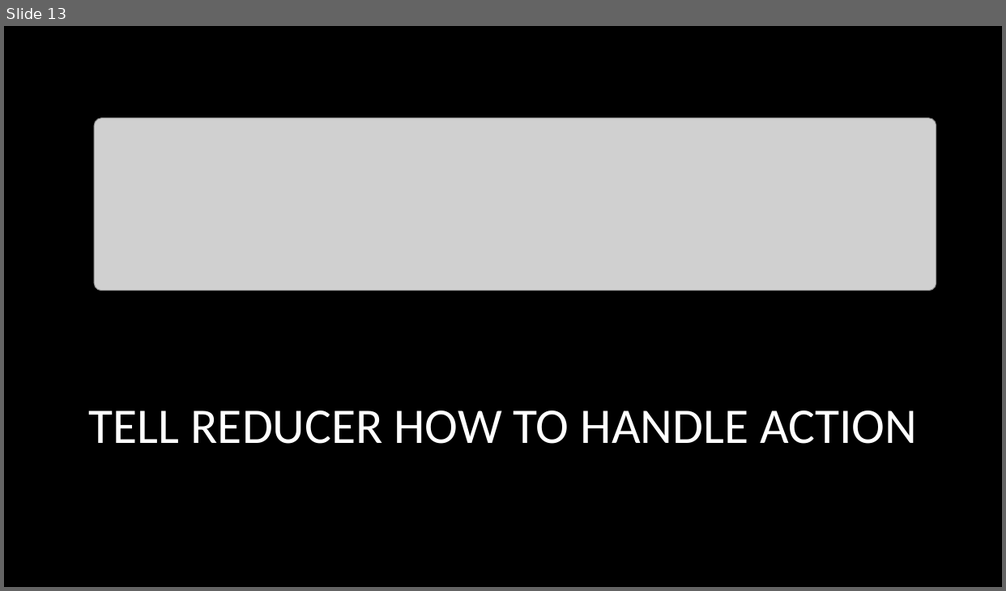
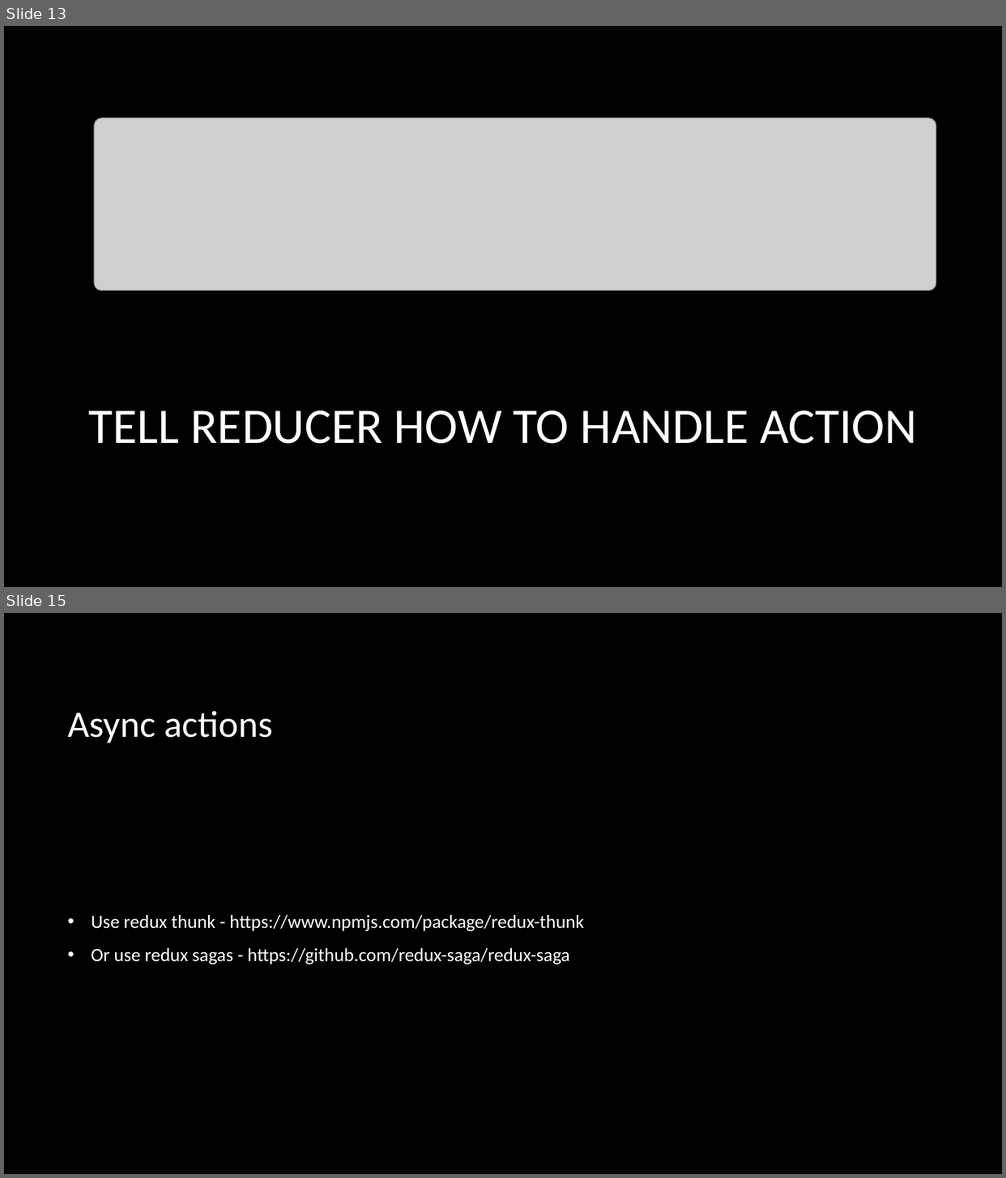
Before and after one commit to Alexpittendrigh/Talks, a slide deck: Redux/Another Redux Talk.pptx. Shown one above the other, each under a label of ours: slide 13 before the commit, slides 13 and 15 after it; the slides between them are not shown. The pictures are 1006x591 and 1006x1178 pixels, drawn with LibreOffice and Linux fonts; fonts in the diff are those of the drawing; grey boxes stand for pictures; background and template pictures are left out. Boxes give left, top, right and bottom in pixels: in the first picture for what was removed or moved away, otherwise in the second. Text is boxed around its words. In the diff, an @@ line names an element or a change of style, - is before the commit and + after.

```diff
--- a/Redux/Another Redux Talk.pptx
+++ b/Redux/Another Redux Talk.pptx
@@ slide 15 added at bbox=[4, 613, 1002, 1174], background picture (left out) @@
@@ title added at bbox=[68, 711, 273, 743], 36 pt, text #FFFFFF @@
+Async actions
@@ text added at bbox=[91, 915, 584, 965], 18 pt, text #FFFFFF @@
+• Use redux thunk - https://www.npmjs.com/package/redux-thunk
+• Or use redux sagas - https://github.com/redux-saga/redux-saga
```
Also in this commit, not shown: 1 slide changed, 1 other slide added.
